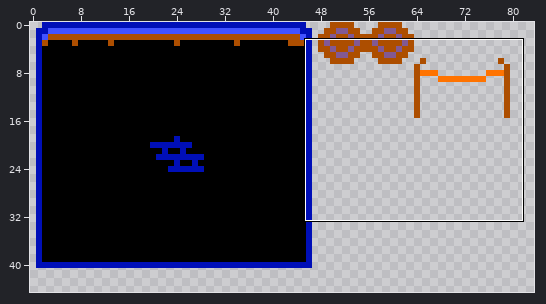
Pixel-art file, stored at assets/tileset.aseprite. Above: a wide view before the commit, with the close-up outlined.
Close-up. Old version:
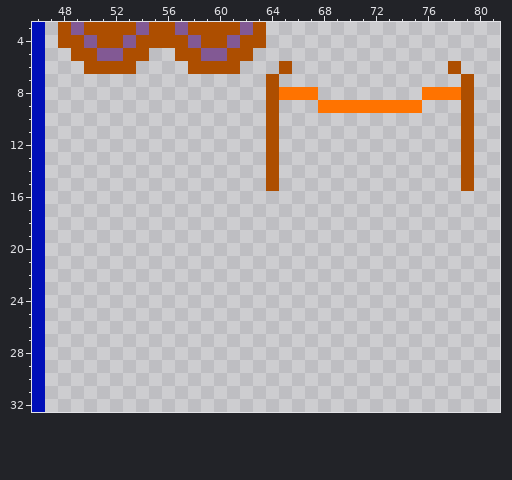
320x320 pixels, 1 frame. Shown: x 46..81, y 3..32. The wide view leaves out empty margins.
The result:
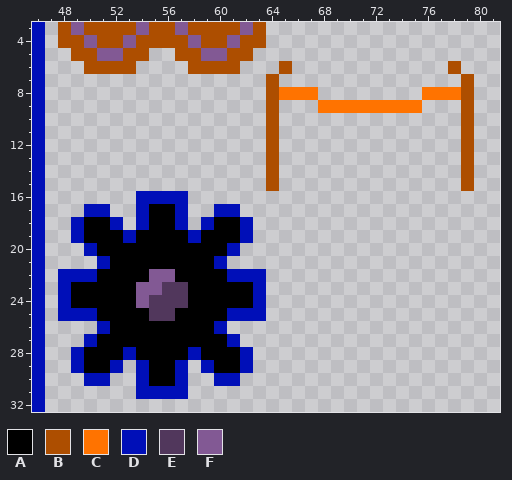
Palette (. is transparent): A #000000  B #ad4e00  C #ff7300  D #000fb8  E #51375c  F #825994
What changed:
@@ x 46..65 @@
 15 D.................B.
-16 D...................
-17 D...................
-18 D...................
-19 D...................
-20 D...................
-21 D...................
-22 D...................
-23 D...................
-24 D...................
-25 D...................
-26 D...................
-27 D...................
-28 D...................
-29 D...................
-30 D...................
-31 D...................
+16 D.......DDDD........
+17 D...DD..DAAD..DD....
+18 D..DAAD.DAAD.DAAD...
+19 D..DAAADAAAADAAAD...
+20 D...DAAAAAAAAAAD....
+21 D....DAAAAAAAAD.....
+22 D.DDDAAAAFFAAAADDD..
+23 D.DAAAAAFFEEAAAAAD..
+24 D.DAAAAAFEEEAAAAAD..
+25 D.DDDAAAAEEAAAADDD..
+26 D....DAAAAAAAAD.....
+27 D...DAAAAAAAAAAD....
+28 D..DAAADAAAADAAAD...
+29 D..DAAD.DAAD.DAAD...
+30 D...DD..DAAD..DD....
+31 D.......DDDD........
 32 D...................
Boxes around the changes in both close-ups, in picture pixels (x1, y1, x2, y2):
added: (58, 191, 266, 399)
